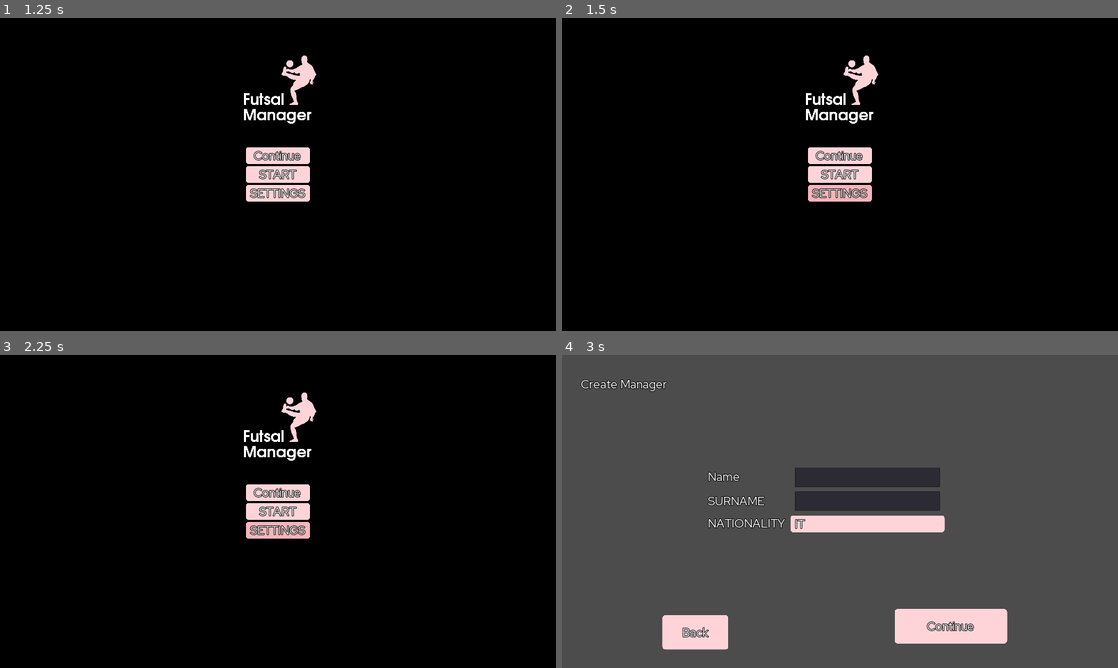
Above: before the commit, frames 1-4 (two rows, left to right).
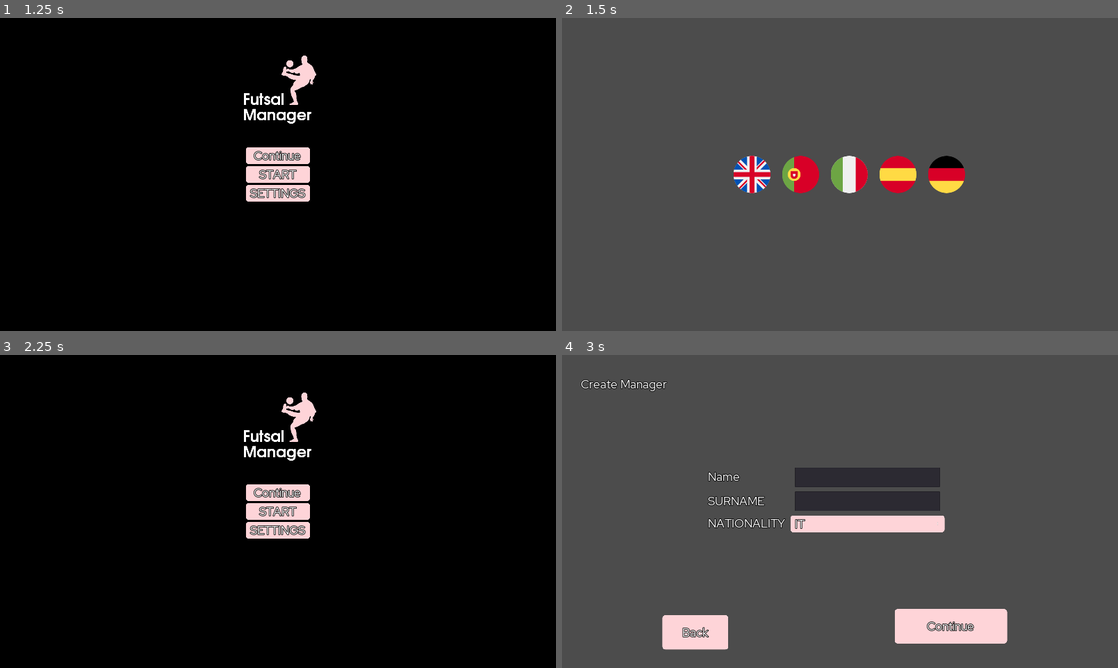
Above: after the commit, the same moments.

Repository: dulvui/futsal-manager
Game: Godot game, scene res://src/screens/splash/SplashScreen.tscn
Same seed, same stepped clock (60 frames per second), same inputs: the game is played once before the commit and once after it.
Inputs (mouse positions are in pixels of both pictures, inside the frame that each line leads up to):
- Up to frame 1 (1.25 s): click (189, 174) at 0.5 s
- Up to frame 2 (1.5 s): click "SETTINGS" at 1.25 s
- Up to frame 3 (2.25 s): click (239, 511) at 2.02 s
- Up to frame 4 (3 s): click "START" at 2.75 s

Frame 1 is identical in both runs. In frame 2, 100% of the frame differs, in the area x 0-100%, y 0-100%; in frame 3, 0.4%; in frame 4, nothing differs.

Commit message:
settings opens now language picker

Diff:
--- a/game/src/screens/menu/Menu.gd
+++ b/game/src/screens/menu/Menu.gd
@@ -11,7 +11,7 @@
 
 
 func _on_Settings_pressed():
-	pass
+	get_tree().change_scene("res://src/screens/language-pick/LanguagePicker.tscn")
 
 
 
